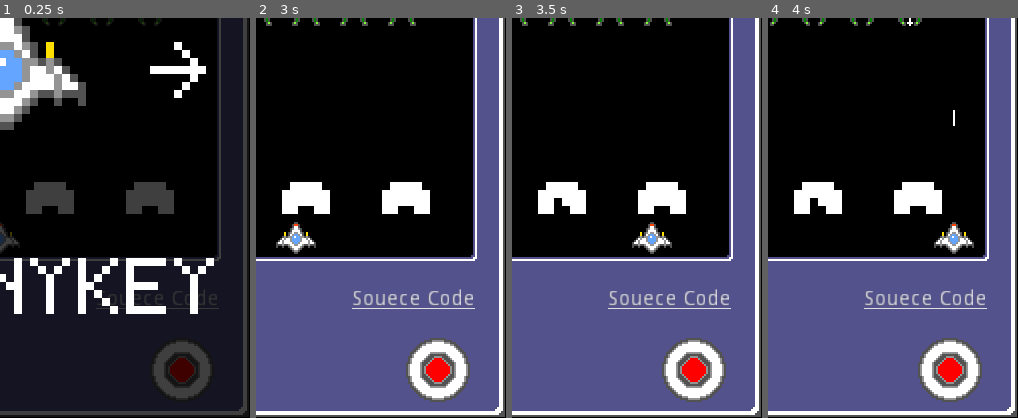
Above: before the commit, frames 1-4 (left to right).
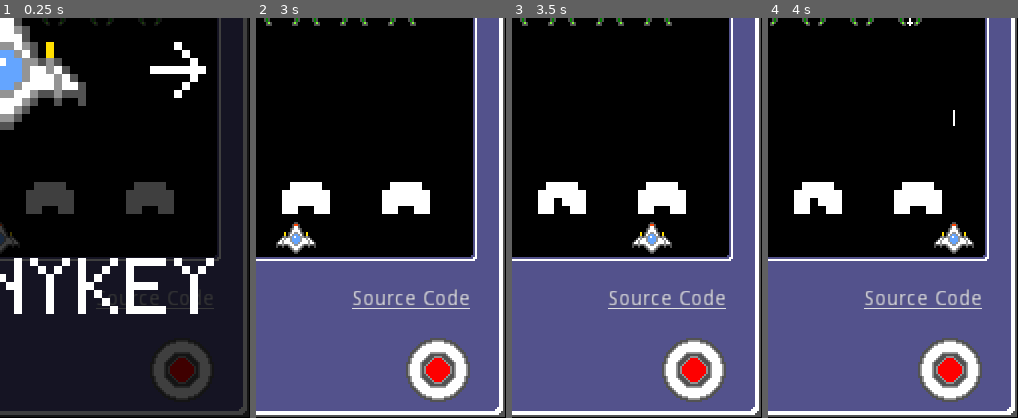
Above: after the commit, the same moments.

Repository: vivisuke/GodotShooting2
Game: Godot game, scene res://MainScene.tscn
The game is run twice, just before and just after one commit, with the same random seed, the same clock (stepped at 60 frames per second) and the same inputs.
Inputs (mouse positions are % of the whole screen's width and height, from its top left):
- Up to frame 1 (0.25 s): no input
- Up to frame 2 (3 s): click (10, 94) at 0.5 s; click (26, 94) at 1.25 s; click (86, 94) at 2 s; tap Enter at 2.75 s; move the mouse to (45, 70) at 2.77 s; hold Right (ui_right) from 2.78 s (still down); click (45, 70) at 2.92 s
- Up to frame 3 (3.5 s): keep holding Right (ui_right); tap Space (ui_select) at 3.02 s
- Up to frame 4 (4 s): keep holding Right (ui_right); move the mouse to (80, 65) at 3.52 s; tap Space (ui_select) at 3.77 s
The pictures show only the part of the screen within x 50-100%, y 50-100%; the shares and areas given below are measured in that part.

The runs differ from the first frame. In frame 1, 0.1% of the frame differs, in the area x 54-88%, y 68-73%; in frame 2, 0.6%, in the area x 52-88%, y 67-73%; in frame 3, 0.6%; in frame 4, 0.6%.

Commit message:
0099 ◎ C 05/13 05/13 0.001│ToDo│UFO 移動速度を少し遅くした方がよい？

Diff:
--- a/GodotShooting2/MainScene.gd
+++ b/GodotShooting2/MainScene.gd
@@ -1,8 +1,8 @@
 extends Node2D
 
 const SCREEN_WIDTH = 500		# スクリーン幅
-const UFO_MOVE_UNIT = 3
-const MOVE_UNIT = 200
+const UFO_MOVE_UNIT = 150		# UFO 飛翔速度
+const MOVE_UNIT = 200			# 自機左右移動速度
 const FIGHTER_LR_SPC = 64
 const MIN_FIGHTER_X = FIGHTER_LR_SPC
 const MAX_FIGHTER_X = SCREEN_WIDTH - FIGHTER_LR_SPC
@@ -314,7 +314,7 @@
 		else:
 			return
 	if $UFO.position.x > 0:		# UFO 出現中
-		$UFO.position.x -= UFO_MOVE_UNIT
+		$UFO.position.x -= UFO_MOVE_UNIT*delta
 		#$UFO/Sprite.frame ^= 1
 	#dur += delta
 	#if dur >= 1.0:
--- a/GodotShooting2/MainScene.tscn
+++ b/GodotShooting2/MainScene.tscn
@@ -229,7 +229,7 @@
 margin_right = 428.444
 margin_bottom = 684.64
 rect_scale = Vector2( 1.5, 1.5 )
-text = "Souece Code"
+text = "Source Code"
 __meta__ = {
 "_edit_use_anchors_": false
 }
Not shown, changed: GodotShooting2.spr
Not shown, changed: GodotShooting2/html/index.pck
Not shown, added: GodotShooting2/sounds/explosion-1.mp3.reapeaks
